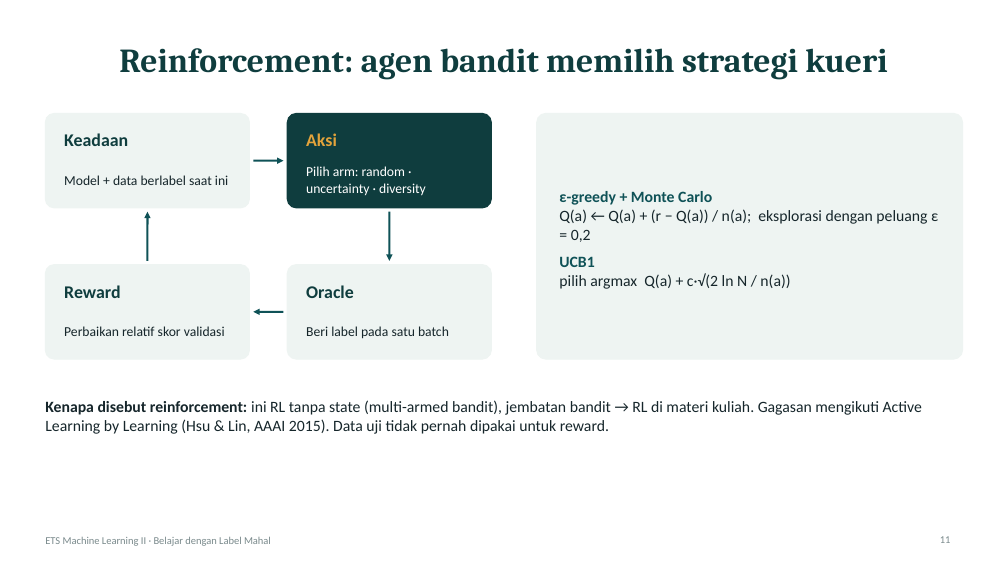
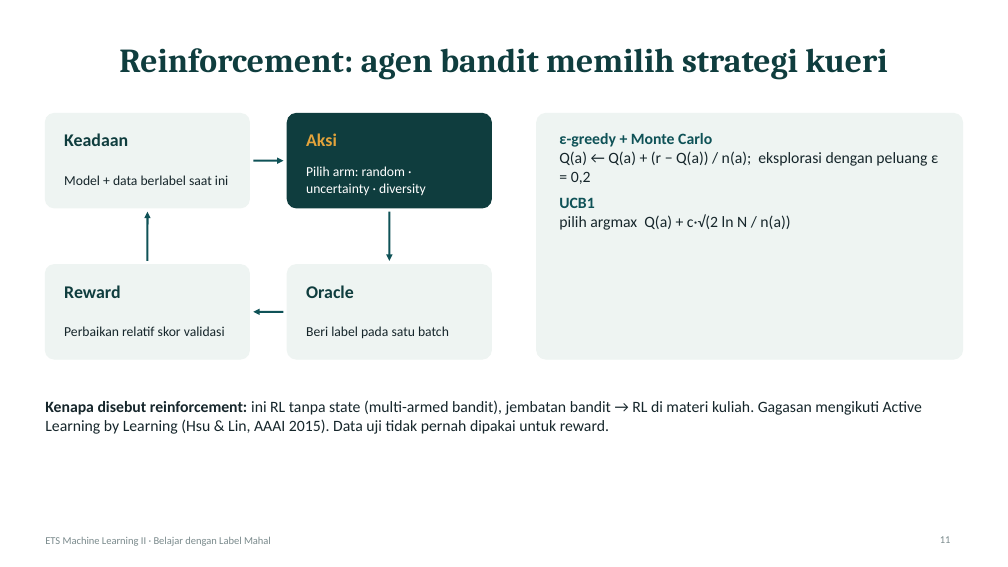
Before and after one commit to MuhammadErlanggaKurniawan/ets-ml2-kelompok, a slide deck: slide 11 of deck/ETS_ML2_Belajar_dengan_Label_Mahal.pptx. Drawn at 1008x567 pixels with LibreOffice and Linux fonts; fonts in the diff are those of the drawing. Boxes give left, top, right and bottom in pixels: in the first picture for what was removed or moved away, otherwise in the second. Text is boxed around its words. In the diff, an @@ line names an element or a change of style, - is before the commit and + after.

Commit message:
fix(deck): image charts for Google Slides and text fixes from visual QA

```diff
--- a/deck/ETS_ML2_Belajar_dengan_Label_Mahal.pptx
+++ b/deck/ETS_ML2_Belajar_dengan_Label_Mahal.pptx
@@ text "ε-greedy + Monte Carlo" at <box>559,133,938,230</box>: vertical alignment middle to top @@
```
Also in this commit, not shown: 11 other slides changed, 11 other files.
